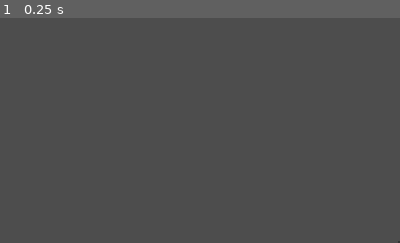
Above: before the commit, frame 1.
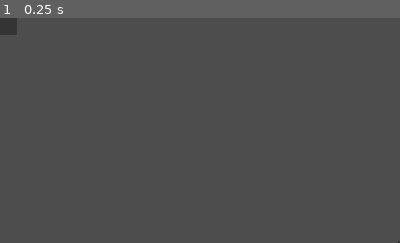
Above: after the commit, the same moment.

Repository: MortalSecond/526h-game
Game: Godot game, scene res://scenes/main.tscn
Same seed, same stepped clock (60 frames per second), same inputs: the game is played once before the commit and once after it.
Inputs:
- Up to frame 1 (0.25 s): no input
The pictures show only the part of the screen within x 0-50%, y 0-50%; the shares and areas given below are measured in that part.

The runs differ from the first frame. In frame 1, 0.3% of the frame differs, in the area x 0-5%, y 0-8%.

Commit message:
Fix the radial menu styling.

Diff:
--- a/scenes/ui/interaction_menu.gd
+++ b/scenes/ui/interaction_menu.gd
@@ -36,7 +36,7 @@
 func _spawn_button(index: int, total: int, interaction: Dictionary) -> void:
 	# Calculate this button's angle around the circle.
 	# Starting at the top (-PI/2) and going clockwise.
-	var angle = -PI / 2.0 + index * (TAU / total)
+	var angle = -PI / 1.0 + index * (TAU / total)
 	var btn_offset = Vector2(cos(angle), sin(angle)) * RADIUS
 
 	# Each button is a Control containing the same BG+icon composite
@@ -57,10 +57,6 @@
 	style.border_width_right = 2
 	style.border_width_top = 2
 	style.border_width_bottom = 2
-	style.corner_radius_top_left = 999
-	style.corner_radius_top_right = 999
-	style.corner_radius_bottom_left = 999
-	style.corner_radius_bottom_right = 999
 	circle.add_theme_stylebox_override("panel", style)
 	button.add_child(circle)
 
@@ -114,3 +110,6 @@
 	for btn in _buttons:
 		btn.queue_free()
 	_buttons.clear()
+
+func is_open() -> bool:
+	return not _buttons.is_empty()
--- a/scenes/ui/interaction_menu.tscn
+++ b/scenes/ui/interaction_menu.tscn
@@ -2,6 +2,26 @@
 
 [ext_resource type="Script" uid="uid://uudchljhywrg" path="res://scenes/ui/interaction_menu.gd" id="1_vt4i5"]
 
+[sub_resource type="StyleBoxFlat" id="StyleBoxFlat_cwmww"]
+bg_color = Color(0, 0, 0, 0.3254902)
+border_width_left = 2
+border_width_top = 2
+border_width_right = 2
+border_width_bottom = 2
+border_color = Color(10.02, 10.02, 10.02, 1)
+
 [node name="InteractionMenu" type="CanvasLayer" unique_id=655781204]
 layer = 99
 script = ExtResource("1_vt4i5")
+
+[node name="ButtonControl" type="Control" parent="." unique_id=750735549]
+layout_mode = 3
+anchors_preset = 0
+offset_right = 40.0
+offset_bottom = 40.0
+
+[node name="CirclePanel" type="Panel" parent="ButtonControl" unique_id=1181330535]
+layout_mode = 0
+offset_right = 40.0
+offset_bottom = 40.0
+theme_override_styles/panel = SubResource("StyleBoxFlat_cwmww")
--- a/scripts/autoload/interaction_system.gd
+++ b/scripts/autoload/interaction_system.gd
@@ -13,6 +13,7 @@
 # MENU VARIABLES
 # Whether we've already opened the radial this press.
 var _radial_opened: bool = false
+var _menu_target: Node = null
 
 # EXAMINE GUARD
 var _examine_pressed: bool = false
@@ -24,6 +25,8 @@
 
 func clear_hovered() -> void:
 	hovered = null
+	if InteractionMenu.is_open():
+		return
 	CursorState.set_target(CursorState.Target.IDLE)
 
 func _update_cursor() -> void:
@@ -41,6 +44,7 @@
 		# open the radial menu if this object has multiple options.
 		if _hold_timer >= HOLD_THRESHOLD and not _radial_opened:
 			_radial_opened = true
+			_menu_target = hovered
 			var interactions = hovered.get_interactions()
 			if interactions.size() > 1:
 				# Open interaction menu.
@@ -82,11 +86,13 @@
 			if _radial_opened:
 				# LMB released while radial was open, execute highlighted option.
 				var chosen = InteractionMenu.get_highlighted_interaction()
-				if not chosen.is_empty() and hovered != null:
-					hovered.execute_interaction(chosen["id"])
+				if not chosen.is_empty() and _menu_target != null:
+					_menu_target.execute_interaction(chosen["id"])
 				InteractionMenu.close()
+				_menu_target = null
+
+			# Fast click, execute default action directly.
 			elif hovered != null and _hold_timer < HOLD_THRESHOLD:
-				# Fast click, execute default action directly.
 				var interactions = hovered.get_interactions()
 				if not interactions.is_empty():
 					hovered.execute_interaction(interactions[0]["id"])
